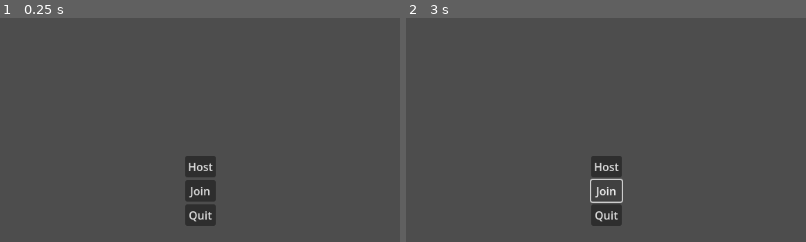
Above: before the commit, frames 1-2 (left to right).
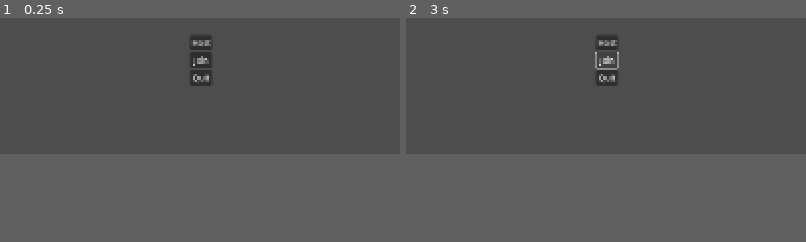
Above: after the commit, the same moments.

Repository: SomeGuyWithAShovel/route-fighters
Game: Godot game, scene res://scenes/main.tscn
Two runs of this game, one before a commit and one after it. Both use one fixed random seed, a clock stepped at 60 frames per second and the inputs below.
Inputs:
- Up to frame 1 (0.25 s): no input
- Up to frame 2 (3 s): tap Enter at 0.5 s; hold Right (move_right) 0.53-1.25 s; hold W (kick) 0.53-1.25 s; tap Space (jump) at 0.77 s; click "Host" at 1.25 s; click "Join" at 2 s; hold Left (move_left) from 2.78 s (still down); tap Q (punch) at 2.85 s
The pictures show only the part of the screen within x 25-75%, y 12-61%; the shares and areas given below are measured in that part.
In our replay, the window is 799x449 before the commit and 800x188 after it. These sizes can differ from the game's own. Grey fills any space a smaller window leaves; there, only what the larger window draws over its background counts as a difference.

The runs differ from the first frame. In frame 1, 2.9% of the frame differs, in the area x 46-54%, y 8-93%; in frame 2, 2.4%.

Commit message:
made assets transparent, added background, changed window size

Diff:
--- a/project.godot
+++ b/project.godot
@@ -21,6 +21,13 @@
 [autoload]
 
 GlobalCoordinator="*uid://dt5bj2hx5cajj"
+
+[display]
+
+window/size/viewport_width=1600
+window/size/viewport_height=375
+window/stretch/mode="canvas_items"
+window/stretch/aspect="expand"
 
 [dotnet]
 
--- a/scenes/game.tscn
+++ b/scenes/game.tscn
@@ -1,15 +1,8 @@
 [gd_scene format=3 uid="uid://57h88y3sgdsr"]
 
 [ext_resource type="Script" uid="uid://cdxkij2mpuun7" path="res://scripts/game.gd" id="1_uwrxv"]
-
-[sub_resource type="Gradient" id="Gradient_8cj0n"]
-colors = PackedColorArray(0, 0, 1, 1, 0, 1, 1, 1)
-
-[sub_resource type="GradientTexture2D" id="GradientTexture2D_uwrxv"]
-gradient = SubResource("Gradient_8cj0n")
-width = 1152
-height = 648
-fill_to = Vector2(0, 1)
+[ext_resource type="Texture2D" uid="uid://f7hg1fd0ptbr" path="res://assets/background/fg.png" id="2_lnu2h"]
+[ext_resource type="Texture2D" uid="uid://ct3olrl0c1iel" path="res://assets/background/bg.png" id="3_lbhrr"]
 
 [sub_resource type="Gradient" id="Gradient_uwrxv"]
 offsets = PackedFloat32Array(0.95, 1)
@@ -25,18 +18,45 @@
 script = ExtResource("1_uwrxv")
 players_parent_node = NodePath("Players")
 player_starting_nodes = [NodePath("Players/StartPos1"), NodePath("Players/StartPos2")]
+metadata/_edit_vertical_guides_ = [-319.0]
 
-[node name="Background" type="Sprite2D" parent="." unique_id=643138190]
-texture = SubResource("GradientTexture2D_uwrxv")
-centered = false
+[node name="Container" type="Control" parent="." unique_id=1924663848]
+layout_mode = 3
+anchors_preset = 15
+anchor_right = 1.0
+anchor_bottom = 1.0
+grow_horizontal = 2
+grow_vertical = 2
+
+[node name="Background" type="TextureRect" parent="Container" unique_id=1913253837]
+layout_mode = 1
+anchors_preset = 15
+anchor_right = 1.0
+anchor_bottom = 1.0
+grow_horizontal = 2
+grow_vertical = 2
+texture = ExtResource("3_lbhrr")
+stretch_mode = 4
+
+[node name="Foreground" type="TextureRect" parent="Container" unique_id=1643411717]
+layout_mode = 1
+anchors_preset = 15
+anchor_right = 1.0
+anchor_bottom = 1.0
+grow_horizontal = 2
+grow_vertical = 2
+texture = ExtResource("2_lnu2h")
+stretch_mode = 4
 
 [node name="Players" type="Node2D" parent="." unique_id=1351940845]
-position = Vector2(576, 648)
+position = Vector2(800, 343)
 
 [node name="StartPos1" type="Sprite2D" parent="Players" unique_id=1571291786]
-position = Vector2(-407, -130)
+position = Vector2(-600, -64)
+scale = Vector2(-2, 2)
 texture = SubResource("GradientTexture2D_yqjtg")
 
 [node name="StartPos2" type="Sprite2D" parent="Players" unique_id=121035891]
-position = Vector2(438, -114)
+position = Vector2(600, -64)
+scale = Vector2(2, 2)
 texture = SubResource("GradientTexture2D_yqjtg")
Binary file changed: assets/animations/ken_guard.png
Binary file changed: assets/animations/ken_hurt.png
Binary file changed: assets/animations/ken_idle.png
Binary file changed: assets/animations/ken_jump.png
Binary file changed: assets/animations/ken_kick.png
Binary file changed: assets/animations/ken_punch.png
Binary file changed: assets/animations/ken_shoot.png
Binary file changed: assets/animations/ken_walk1.png
Binary file changed: assets/animations/ken_walk2.png
Binary file changed: assets/animations/projectile.png
Binary file changed: assets/animations/ryu_guard.png
Binary file changed: assets/animations/ryu_hurt.png
(and 12 more such lines)
